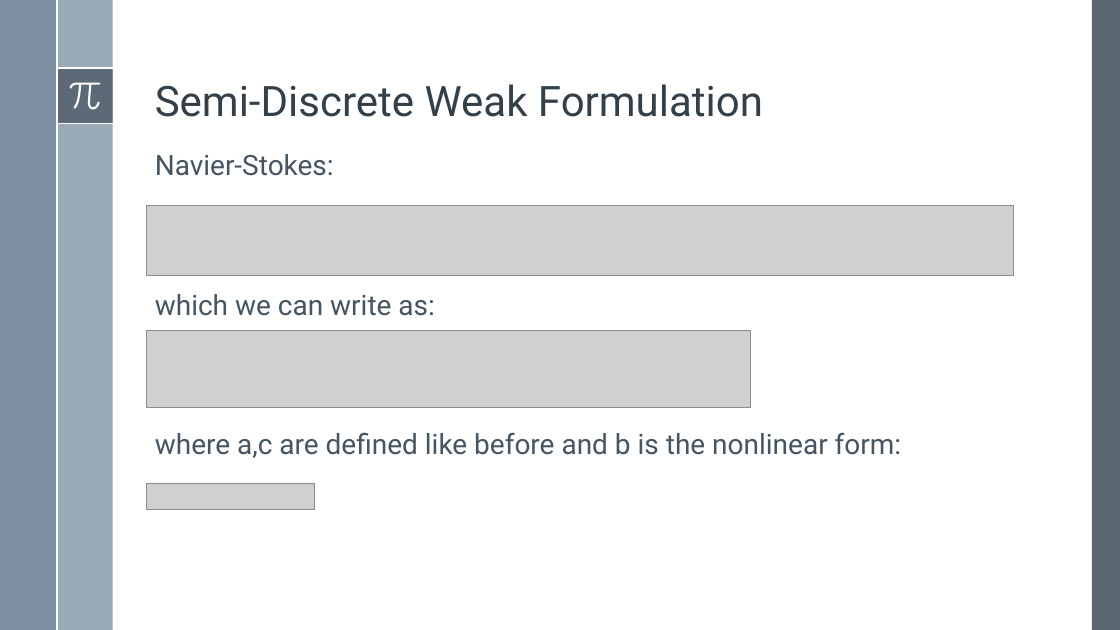
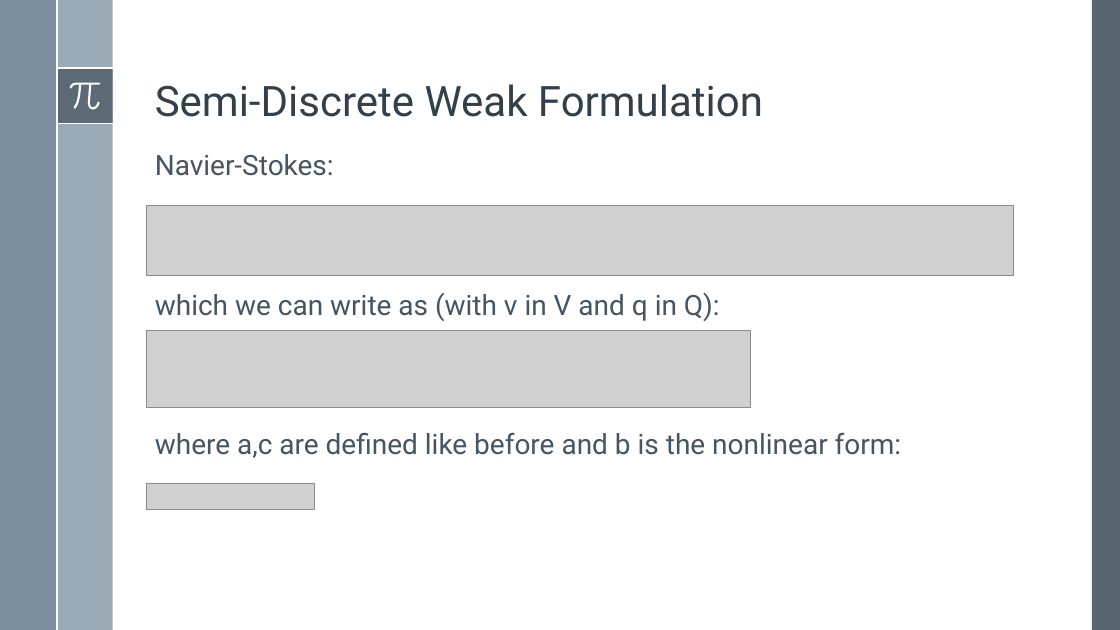
Before and after one commit to simone-fdr/navier-stokes, a slide deck: slide 6 of Presentatione_NMPDE_Navier_Stokes_temp.pptx. Drawn at 1120x630 pixels with LibreOffice and Linux fonts; fonts in the diff are those of the drawing; grey boxes stand for pictures. Boxes give left, top, right and bottom in pixels: in the first picture for what was removed or moved away, otherwise in the second. Text is boxed around its words. In the diff, an @@ line names an element or a change of style, - is before the commit and + after.

```diff
--- a/Presentatione_NMPDE_Navier_Stokes_temp.pptx
+++ b/Presentatione_NMPDE_Navier_Stokes_temp.pptx
@@ text at [155,293,720,321]: text changed @@
-which we can write as:
+which we can write as (with v in V and q in Q):
```
Also in this commit, not shown: 4 other slides changed, 2 slides added, 1 slide removed.
